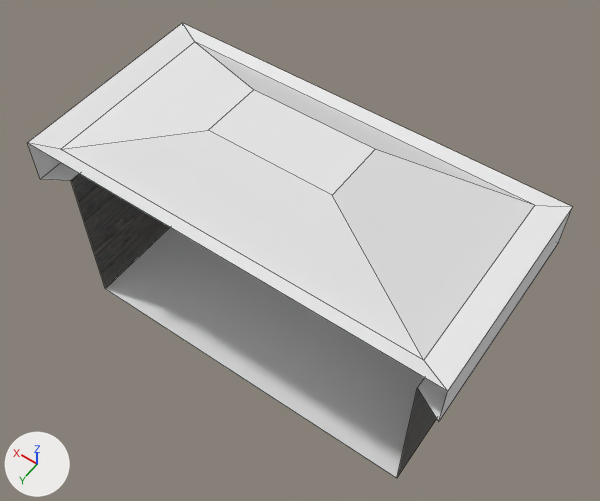
Renders of the Blender file Game 2/Assets/Blender Imports/RoofWindowBlock.blend from each side of a commit.
Rendered twice from a 50 mm lens placed at (-5.44, 8.2, 14.77), pointed at (-0.11, 0.75, 3.06). Arrows for +X, +Y and +Z are at lower left; the lights stay in place. The picture after the commit comes second. Mesh edges are drawn as thin lines.

The older version as bpy lines, for what is in view:
```python
me_cube_003 = bpy.data.meshes.new('Cube.003')
me_cube_003.from_pydata(...)  # 8 vertices, 3 faces; spans x -3.51..3.51, y -1.74..1.52, z -1.74..1.74
me_cube_003.materials.append(mat_material_001)  # picture img_siding__dark__jpg
me_cube_016 = bpy.data.meshes.new('Cube.016')
me_cube_016.from_pydata(...)  # 36 vertices, 16 faces; spans x -4.02..4.02, y -1.74..3.13, z -2.0..2.0
ob_roof_window_block = bpy.data.objects.new('Roof Window Block', me_cube_016)
ob_roof_window_block.location = (0.1, 0.69, 2.5)
ob_roof_window_block.rotation_euler = (1.571, 0.0, 0.0)  # degrees (90, 0, 0)
ob_wood_section = bpy.data.objects.new('Wood Section', me_cube_003)
ob_wood_section.location = (0.1, 0.69, 2.5)
ob_wood_section.rotation_euler = (1.571, 0.0, 0.0)  # degrees (90, 0, 0)
```
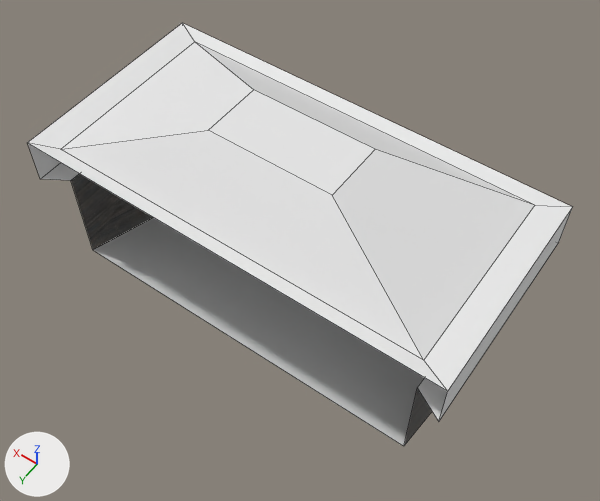
Location of each change, [x1, y1, x2, y2] in pixels of the pictures (600 x 501 px; the box of a moved part takes in the faces that stretch with it):
'Roof Window Block', reshaped (7% shorter): before [28, 23, 573, 478]; after [28, 23, 573, 446]
'Wood Section', reshaped (11% shorter): before [71, 174, 437, 477]; after [71, 174, 432, 445]
part 1 of me_cube_016, moved or reshaped: before [105, 227, 425, 478]; after [94, 218, 430, 446]
part 2 of me_cube_003, moved or reshaped: before [397, 388, 437, 477]; after [404, 388, 432, 445]
part 3 of me_cube_003, moved or reshaped: before [92, 209, 170, 288]; after [92, 209, 154, 249]

The change in detail:
me_cube_016 has 36 vertices, 16 faces and spans x -4.02..4.02, y -1.74..3.13, z -2.0..2.0.
me_cube_016 is used by ob_roof_window_block; location (0.1, 0.69, 2.5); rotation (1.571, 0.0, 0.0), in degrees (90, 0, 0).
Part 1, on me_cube_016:
Vertex 2 of me_cube_016 moves from (-3.51, -1.74, -1.74) at pixel (396, 478) to (-3.51, -0.45, -1.74) at pixel (403, 446).
Vertex 6 of me_cube_016 moves from (3.51, -1.74, -1.74) at pixel (105, 288) to (3.51, -0.45, -1.74) at pixel (92, 250).
me_cube_003 has 8 vertices, 3 faces and spans x -3.51..3.51, y -1.74..1.52, z -1.74..1.74.
me_cube_003 is used by ob_wood_section; location (0.1, 0.69, 2.5); rotation (1.571, 0.0, 0.0), in degrees (90, 0, 0).
Part 2, on me_cube_003:
Vertex 2 of me_cube_003 moves from (-3.51, -1.74, -1.74) at pixel (396, 478) to (-3.51, -0.43, -1.74) at pixel (403, 446).
Part 3, on me_cube_003:
Vertex 6 of me_cube_003 moves from (3.51, -1.74, -1.74) at pixel (105, 288) to (3.51, -0.44, -1.74) at pixel (92, 249).
